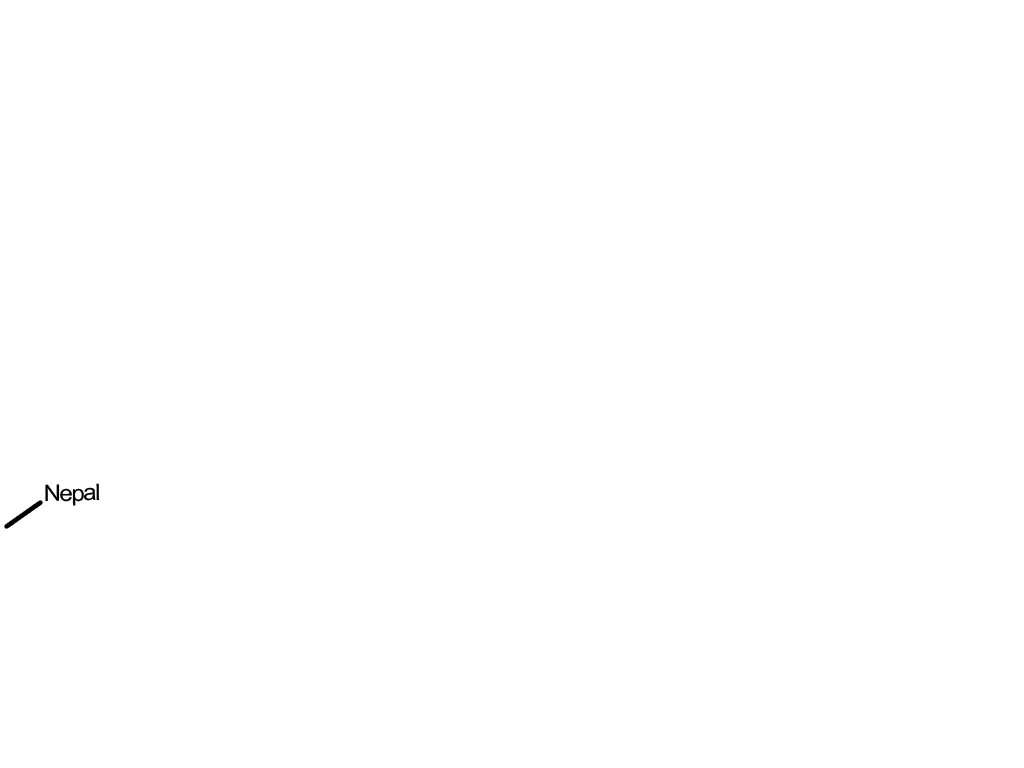
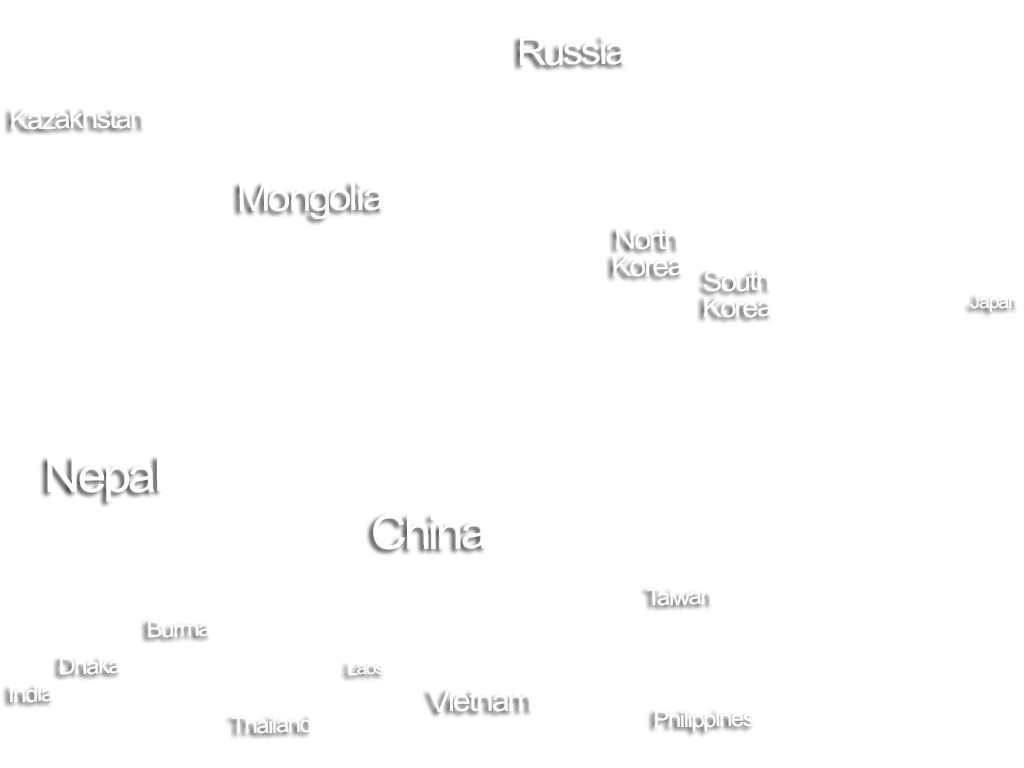
Two versions of the same layered image (1024 x 768). Layer-by-layer changes:
painted on "Shape 1 copy 8" over (6, 502, 41, 527)
painted on "Vietnam" over (429, 689, 532, 717)
painted on "North Korea" over (612, 228, 682, 281)
painted on "South Korea" over (704, 270, 771, 324)
painted on "China" over (372, 514, 486, 556)
painted on "Russia" over (518, 36, 625, 66)
painted on "Kazakhstan" over (10, 108, 144, 133)
painted on "Mongolia" over (238, 181, 383, 219)
painted on "Nepal" over (45, 456, 162, 506)
